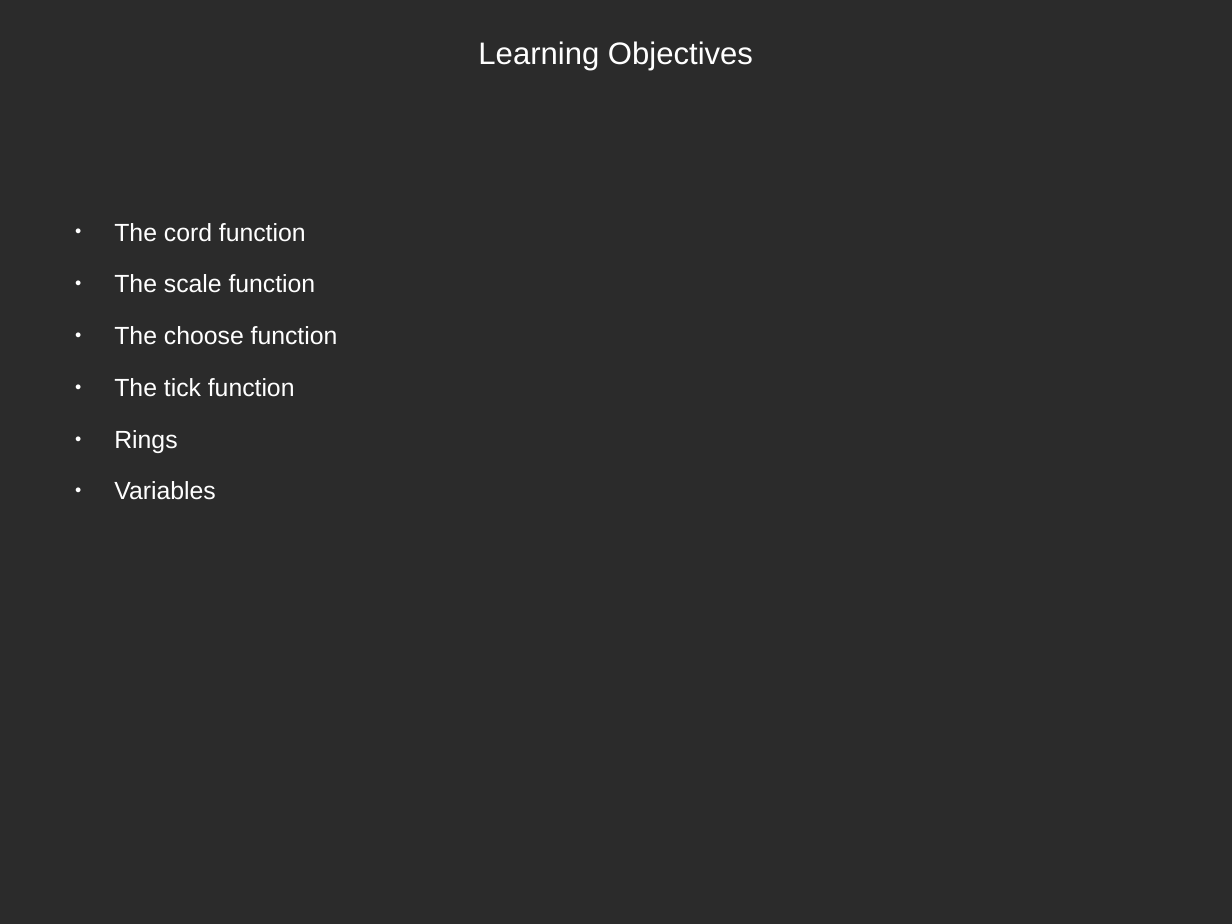
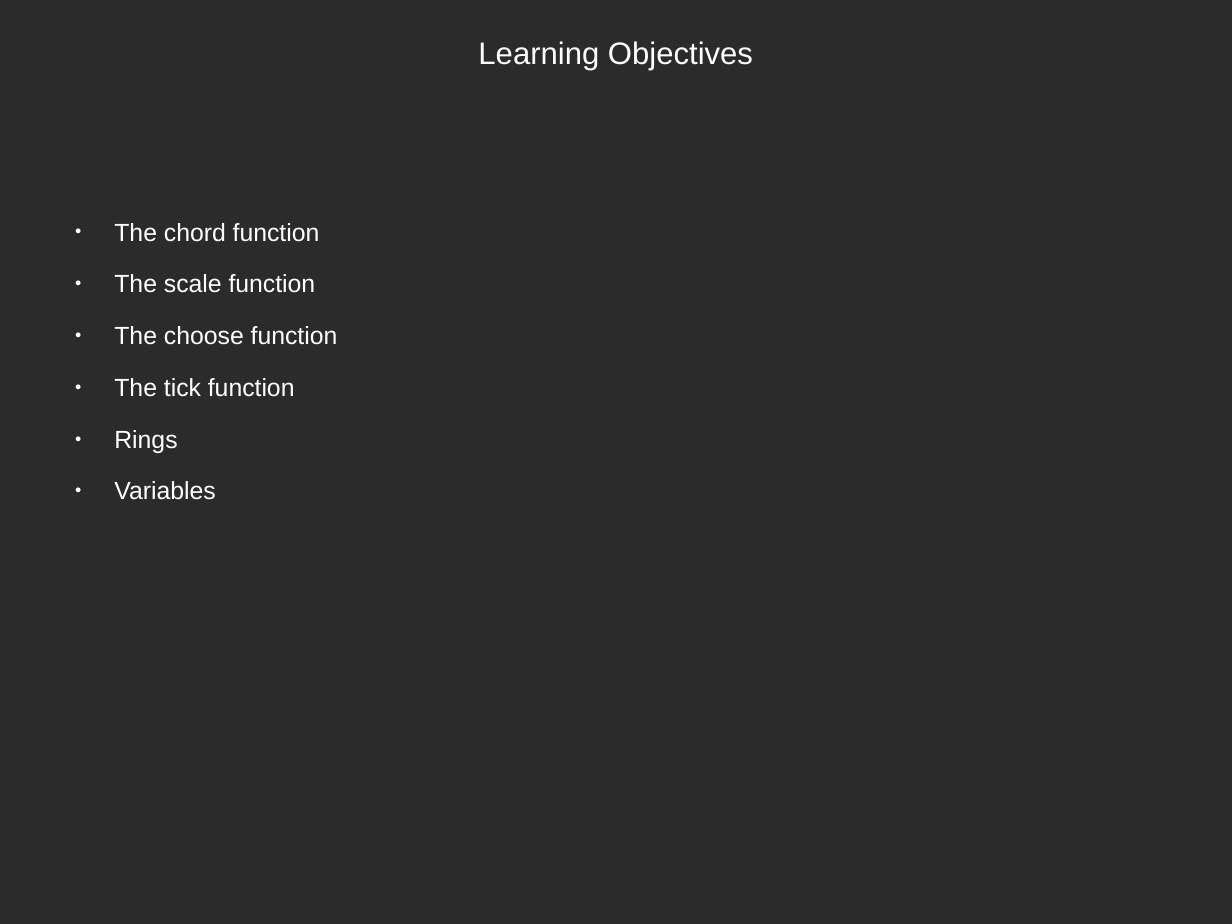
Before and after one commit to tunapanda/Sonic-Pi, a slide deck: slide 2 of Part_one/Generating a sound.odp. Drawn at 1232x924 pixels with LibreOffice and Linux fonts; fonts in the diff are those of the drawing; background and template pictures are left out; a plain dark background stands for a picture behind light text. Boxes give left, top, right and bottom in pixels: in the first picture for what was removed or moved away, otherwise in the second. Text is boxed around its words. In the diff, an @@ line names an element or a change of style, - is before the commit and + after.

```diff
--- a/Part_one/Generating a sound.odp
+++ b/Part_one/Generating a sound.odp
@@ text at [114,223,320,242]: text changed @@
-● The cord function
+● The chord function
```
Also in this commit, not shown: 5 slides added, 1 slide removed, 14 other files.
